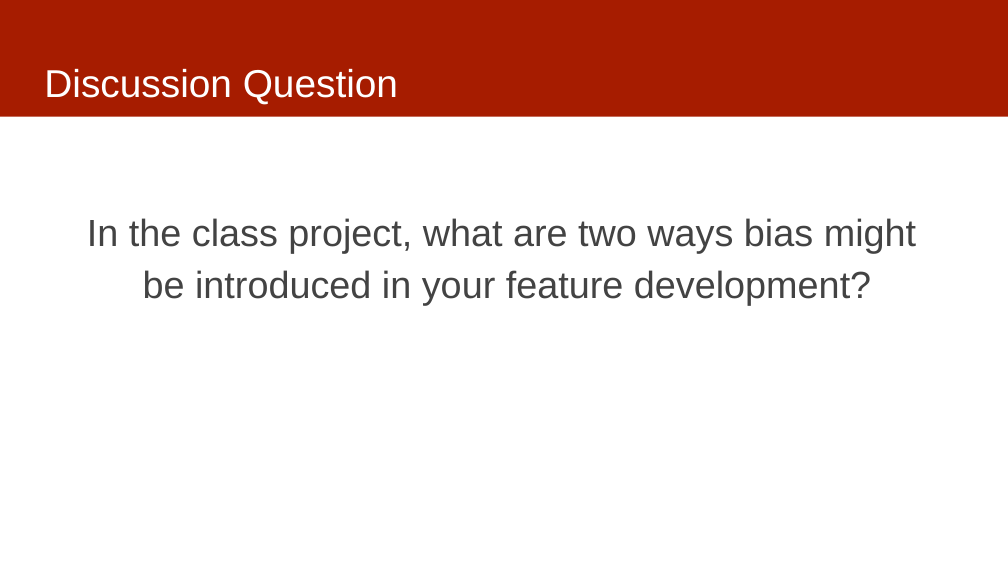
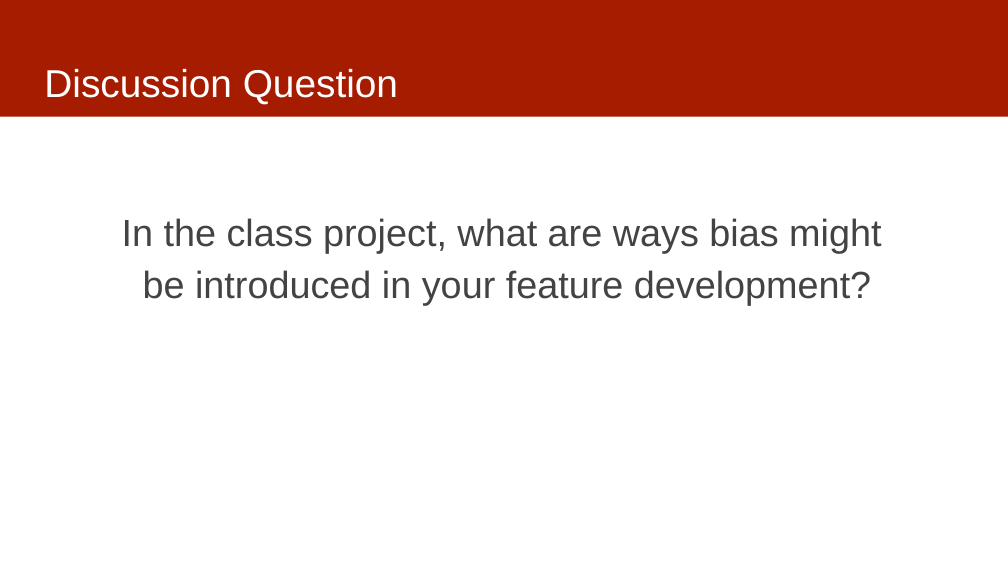
Before and after one commit to dssg/MLinPractice, a slide deck: slide 13 of Lectures/Lecture7-Features.pptx. Drawn at 1008x567 pixels with LibreOffice and Linux fonts; fonts in the diff are those of the drawing. Boxes give left, top, right and bottom in pixels: in the first picture for what was removed or moved away, otherwise in the second. Text is boxed around its words. In the diff, an @@ line names an element or a change of style, - is before the commit and + after.

```diff
--- a/Lectures/Lecture7-Features.pptx
+++ b/Lectures/Lecture7-Features.pptx
@@ text at (122,218,881,254): text changed @@
-In the class project, what are two ways bias might
+In the class project, what are ways bias might
```
Also in this commit, not shown: 4 other slides changed.
